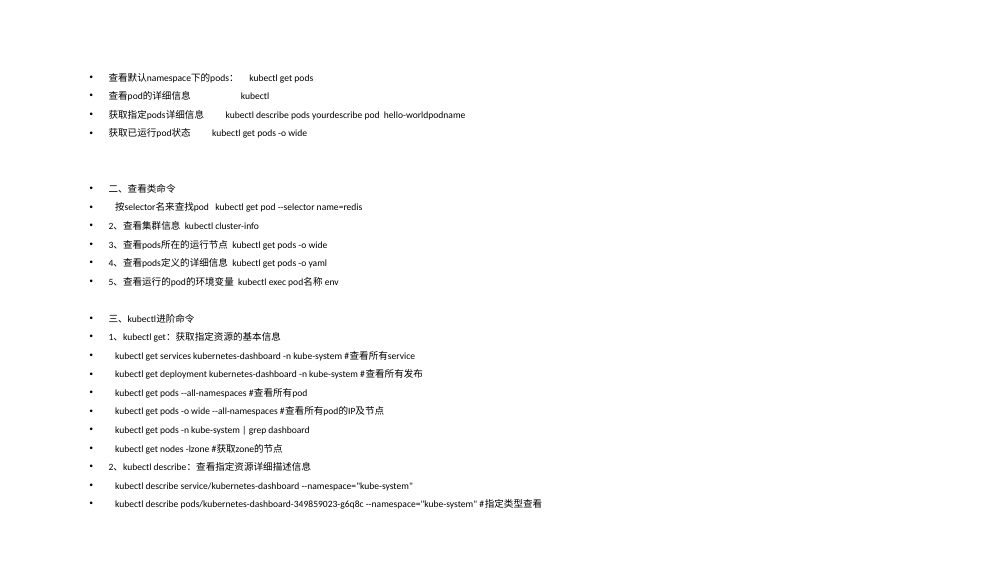
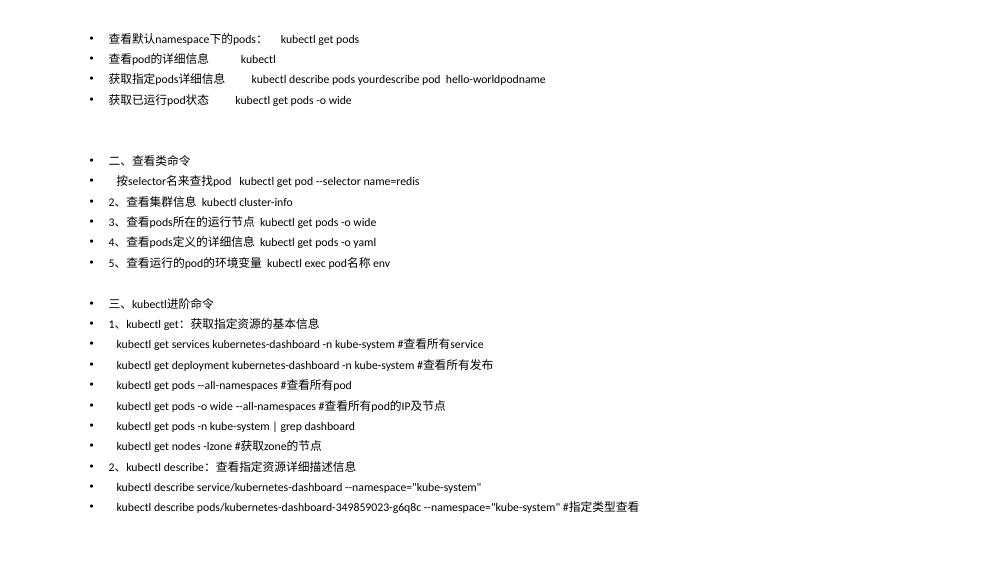
Before and after one commit to HeenLee/code, a slide deck: slide 12 of 其他内容/k8s使用.pptx. Drawn at 1008x567 pixels with LibreOffice and Linux fonts; fonts in the diff are those of the drawing. Boxes give left, top, right and bottom in pixels: in the first picture for what was removed or moved away, otherwise in the second. Text is boxed around its words. In the diff, an @@ line names an element or a change of style, - is before the commit and + after.

Commit message:
update

```diff
--- a/其他内容/k8s使用.pptx
+++ b/其他内容/k8s使用.pptx
@@ text "查看默认namespace下的pods： kubectl get pods": place and size @@
-text "查看默认namespace下的pods： kubectl get pods" at <box>109,73,542,509</box>
+text "查看默认namespace下的pods： kubectl get pods" at <box>109,33,639,515</box>
@@ text "查看默认namespace下的pods： kubectl get pods" at <box>109,33,639,515</box>: size 9.1 to 11.2 pt @@
```
